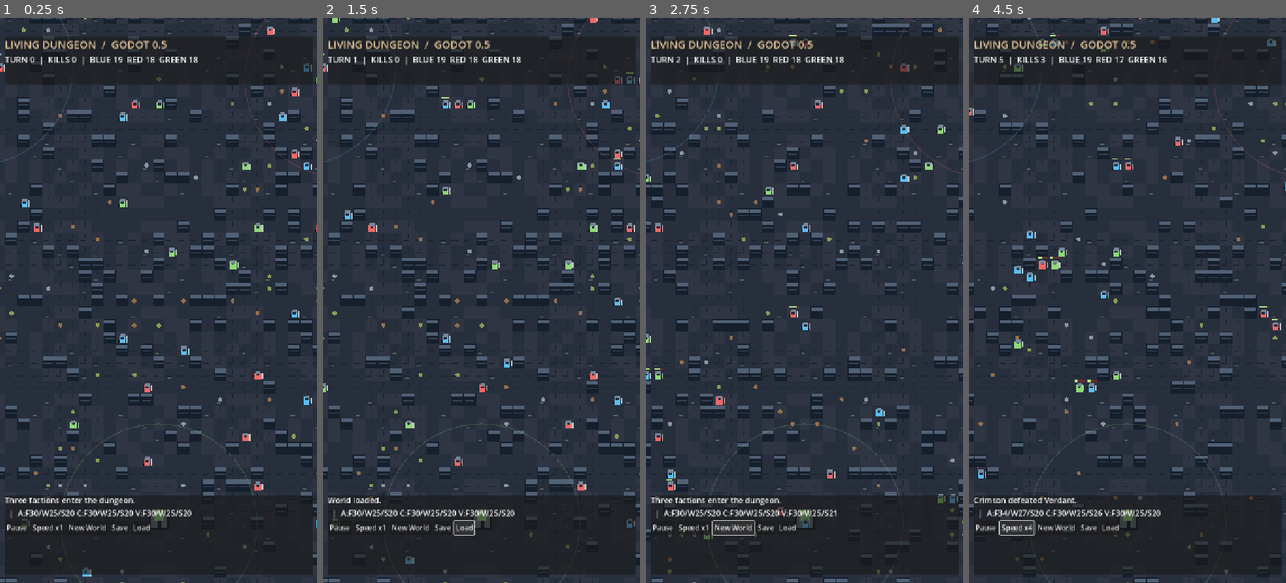
Above: before the commit, frames 1-4 (left to right).
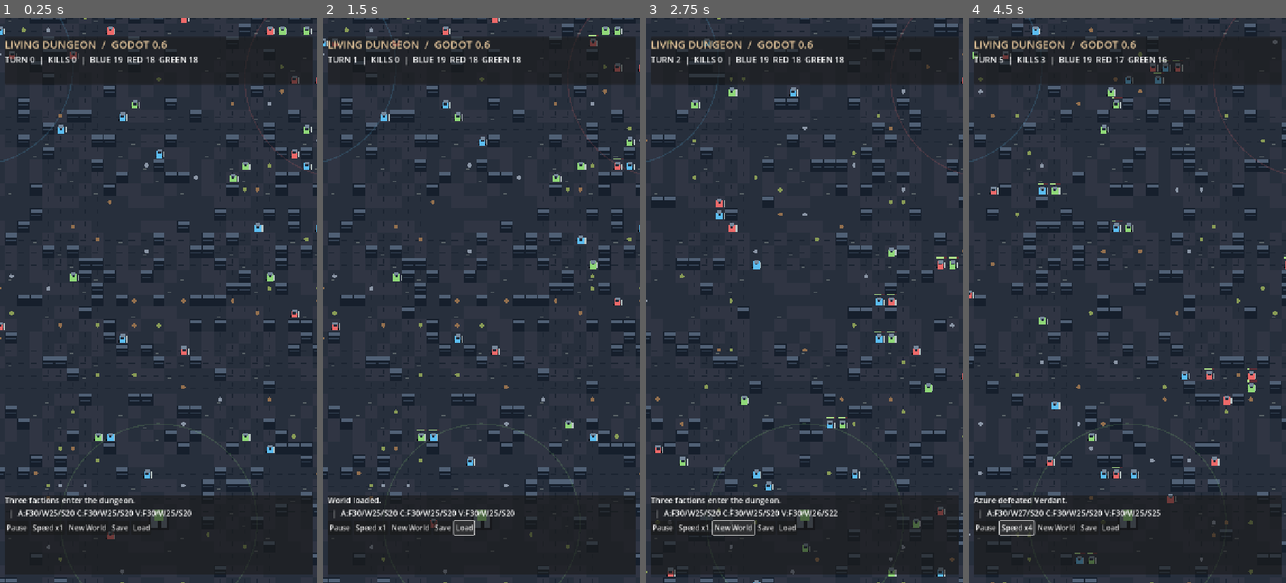
Above: after the commit, the same moments.

Repository: Garchita098/Akudama-Builder
Game: Godot game, scene res://Main.tscn
Same seed, same stepped clock (60 frames per second), same inputs: the game is played once before the commit and once after it.
Inputs:
- Up to frame 1 (0.25 s): no input
- Up to frame 2 (1.5 s): click "Save" at 0.5 s; click "Load" at 1.25 s
- Up to frame 3 (2.75 s): click "New World" at 2 s
- Up to frame 4 (4.5 s): click "New World" at 2.75 s; click "Speed x1" at 3.5 s; click "Speed x2" at 4.25 s

The runs differ from the first frame. In frame 1, 1.2% of the frame differs, in the area x 0-100%, y 0-99%; in frame 2, 1.6%; in frame 3, 12%; in frame 4, 12%, in the area x 0-100%, y 0-100%.

Commit message:
Pass 3: persistent named NPC personalities goals morale experience and event memories

Diff:
--- a/projects/dungeon_godot/world.gd
+++ b/projects/dungeon_godot/world.gd
@@ -4,12 +4,16 @@
 const TILE := 30.0
 const FACTIONS := [Color("#5bbdf1"), Color("#ed6969"), Color("#8fd878")]
 const TEAM_NAMES := ["Azure", "Crimson", "Verdant"]
+const GIVEN_NAMES := ["Aldric","Veyra","Morwen","Kael","Eryn","Darian","Sable","Rhun","Nyx","Orin","Mara","Thorne"]
+const TRAITS := ["Brave","Cautious","Greedy","Loyal","Curious","Ruthless"]
+const GOALS := ["Protect","Explore","Gather","Glory"]
 var terrain: Array = []
 var fighters: Array = []
 var settlements: Array = []
 var resource_nodes: Array = []
 var claims: Array = []
 var next_unit_id := 1000
+var stories: Array = []
 var turn := 0
 var deaths := 0
 var rng := RandomNumberGenerator.new()
@@ -45,7 +49,7 @@
     var headbox := VBoxContainer.new()
     header.add_child(headbox)
     var title := Label.new()
-    title.text = "LIVING DUNGEON  /  GODOT 0.5"
+    title.text = "LIVING DUNGEON  /  GODOT 0.6"
     title.add_theme_font_size_override("font_size", 24)
     title.add_theme_color_override("font_color", Color("#e2c49a"))
     headbox.add_child(title)
@@ -95,6 +99,7 @@
     fighters.clear()
     terrain.clear()
     settlements.clear()
+    stories.clear()
     resource_nodes.clear()
     claims.clear()
     for y in range(GRID.y):
@@ -118,7 +123,7 @@
         for attempt in range(300):
             var pos := Vector2i(rng.randi_range(1, GRID.x - 2), rng.randi_range(1, GRID.y - 2))
             if accessible(pos):
-                fighters.append({"p":pos, "old":pos, "team":i % 3, "hp":5, "id":i, "kills":0, "role": 1 if i % 4 == 0 else 0})
+                fighters.append(make_person(pos,i % 3,i,1 if i % 4 == 0 else 0))
                 break
     events = "Three factions enter the dungeon."
     selected = -1
@@ -167,9 +172,17 @@
             continue
         if nearest == 1:
             enemy.hp -= 1
+            f.xp += 1
+            enemy.morale = maxi(0,int(enemy.morale)-3)
             if enemy.hp <= 0:
                 deaths += 1
                 f.kills += 1
+                f.xp += 3
+                f.memory = "Defeated " + str(enemy.name)
+                f.rival = str(enemy.name)
+                f.morale = mini(100,int(f.morale)+5)
+                enemy.memory = "Fell to " + str(f.name)
+                remember(str(f.name) + " defeated " + str(enemy.name))
                 events = TEAM_NAMES[f.team] + " defeated " + TEAM_NAMES[enemy.team] + "."
         else:
             var move := Vector2i.ZERO
@@ -217,6 +230,15 @@
                 events = TEAM_NAMES[strongest] + " captured a fortress from " + TEAM_NAMES[previous] + "!"
         elif defenders > 0:
             base.hp = mini(35,int(base.hp)+1)
+    for f in fighters:
+        if int(f.xp) >= int(f.level) * 10:
+            f.level += 1
+            f.hp = mini(5 + int(f.level),int(f.hp)+1)
+            f.memory = "Reached level " + str(f.level)
+        if turn % 12 == 0:
+            f.morale = mini(100,int(f.morale)+1)
+        if turn % 20 == 0:
+            f.goal = choose_goal(f)
     if turn % 25 == 0 and fighters.size() < 120:
         for team in range(3):
             var parents := fighters.filter(func(f): return f.team == team)
@@ -225,9 +247,38 @@
             var parent: Dictionary = parents[rng.randi_range(0, parents.size() - 1)]
             var newpos: Vector2i = parent.p + Vector2i(rng.randi_range(-1,1), rng.randi_range(-1,1))
             if accessible(newpos):
-                fighters.append({"p":newpos, "old":newpos, "team":team, "hp":5, "id":next_unit_id, "kills":0, "role":0})
+                fighters.append(make_person(newpos,team,next_unit_id,0))
                 next_unit_id += 1
     refresh()
+
+func make_person(pos: Vector2i, team: int, uid: int, role: int) -> Dictionary:
+    var first: String = GIVEN_NAMES[rng.randi_range(0,GIVEN_NAMES.size()-1)]
+    var person: Dictionary = {
+        "p":pos,"old":pos,"team":team,"hp":5,"id":uid,"kills":0,"role":role,
+        "name":first + " " + str(uid),"trait":TRAITS[rng.randi_range(0,TRAITS.size()-1)],
+        "goal":GOALS[rng.randi_range(0,GOALS.size()-1)],
+        "xp":0,"level":1,"morale":rng.randi_range(50,90),
+        "memory":"Born in " + TEAM_NAMES[team],"rival":"","friend":""
+    }
+    return person
+
+func choose_goal(f: Dictionary) -> String:
+    if int(f.morale) < 30:
+        return "Survive"
+    if int(f.role) == 1:
+        return "Gather"
+    if int(f.kills) >= 2:
+        return "Glory"
+    if str(f.trait) == "Curious":
+        return "Explore"
+    if str(f.trait) == "Loyal":
+        return "Protect"
+    return GOALS[rng.randi_range(0,GOALS.size()-1)]
+
+func remember(line: String) -> void:
+    stories.push_back("T" + str(turn) + ": " + line)
+    if stories.size() > 80:
+        stories.pop_front()
 
 func worker_action(f: Dictionary) -> bool:
     var home: Dictionary = {}
@@ -289,7 +340,7 @@
             var spawn: Vector2i = base.p + Vector2i(rng.randi_range(-3,3),rng.randi_range(-3,3))
             if accessible(spawn):
                 base.food -= 8
-                fighters.append({"p":spawn,"old":spawn,"team":team,"hp":5,"id":next_unit_id,"kills":0,"role":1 if population % 4 == 0 else 0})
+                fighters.append(make_person(spawn,team,next_unit_id,1 if population % 4 == 0 else 0))
                 next_unit_id += 1
 
 func refresh() -> void:
@@ -306,7 +357,7 @@
     if selected >= 0:
         for f in fighters:
             if f.id == selected:
-                details.text = "Unit #%d  |  HP %d  |  Kills %d  |  %s" % [f.id, f.hp, f.kills, TEAM_NAMES[f.team]]
+                details.text = "%s L%d | %s | HP %d | %s | %s" % [f.name, f.level, f.trait, f.hp, f.goal, f.memory]
                 break
     queue_redraw()
 
@@ -375,14 +426,14 @@
 func save_world() -> void:
     var actors: Array = []
     for f in fighters:
-        actors.append({"x":f.p.x,"y":f.p.y,"team":f.team,"hp":f.hp,"id":f.id,"kills":f.kills,"role":f.get("role",0)})
+        actors.append({"x":f.p.x,"y":f.p.y,"team":f.team,"hp":f.hp,"id":f.id,"kills":f.kills,"role":f.get("role",0),"name":f.name,"trait":f.trait,"goal":f.goal,"xp":f.xp,"level":f.level,"morale":f.morale,"memory":f.memory,"rival":f.rival,"friend":f.friend})
     var bases: Array = []
     for b in settlements:
         bases.append({"x":b.p.x,"y":b.p.y,"team":b.team,"wood":b.wood,"stone":b.stone,"food":b.food,"level":b.level,"hp":b.hp,"territory":b.territory})
     var nodes: Array = []
     for n in resource_nodes:
         nodes.append({"x":n.p.x,"y":n.p.y,"type":n.type,"amount":n.amount})
-    var data := {"seed":seed_value,"terrain":terrain,"fighters":actors,"bases":bases,"nodes":nodes,"turn":turn,"deaths":deaths,"next_id":next_unit_id}
+    var data := {"seed":seed_value,"terrain":terrain,"fighters":actors,"bases":bases,"nodes":nodes,"turn":turn,"deaths":deaths,"next_id":next_unit_id,"stories":stories}
     var file := FileAccess.open("user://world.json",FileAccess.WRITE)
     if file:
         file.store_string(JSON.stringify(data))
@@ -410,7 +461,19 @@
     fighters.clear()
     for f in data.fighters:
         var pos := Vector2i(int(f.x),int(f.y))
-        fighters.append({"p":pos,"old":pos,"team":int(f.team),"hp":int(f.hp),"id":int(f.id),"kills":int(f.kills),"role":int(f.get("role",0))})
+        var person: Dictionary = make_person(pos,int(f.team),int(f.id),int(f.get("role",0)))
+        person.hp = int(f.hp)
+        person.kills = int(f.kills)
+        person.name = str(f.get("name",person.name))
+        person.trait = str(f.get("trait",person.trait))
+        person.goal = str(f.get("goal",person.goal))
+        person.xp = int(f.get("xp",0))
+        person.level = int(f.get("level",1))
+        person.morale = int(f.get("morale",70))
+        person.memory = str(f.get("memory",""))
+        person.rival = str(f.get("rival",""))
+        person.friend = str(f.get("friend",""))
+        fighters.append(person)
     settlements.clear()
     for b in data.get("bases",[]):
         settlements.append({"p":Vector2i(int(b.x),int(b.y)),"team":int(b.team),"wood":int(b.wood),"stone":int(b.stone),"food":int(b.food),"level":int(b.level),"hp":int(b.hp),"territory":int(b.territory)})
@@ -422,6 +485,7 @@
         generate()
         return
     next_unit_id = int(data.get("next_id",10000))
+    stories = data.get("stories",[])
     turn = int(data.turn)
     deaths = int(data.deaths)
     seed_value = int(data.seed)
